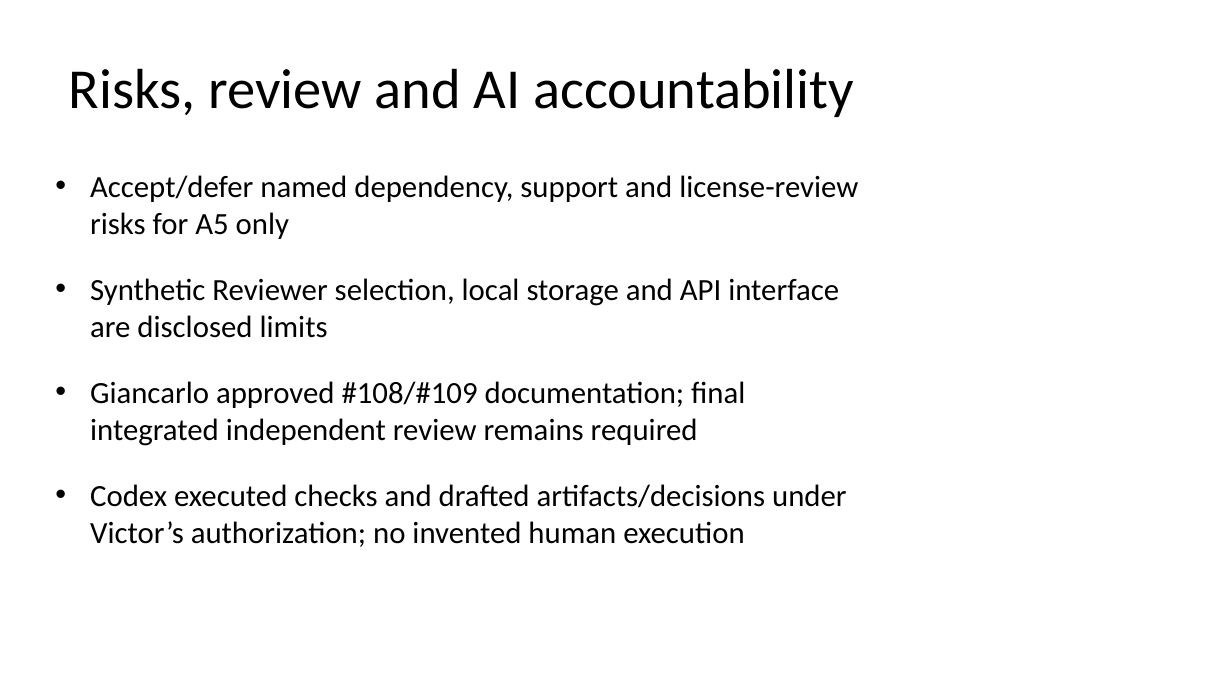
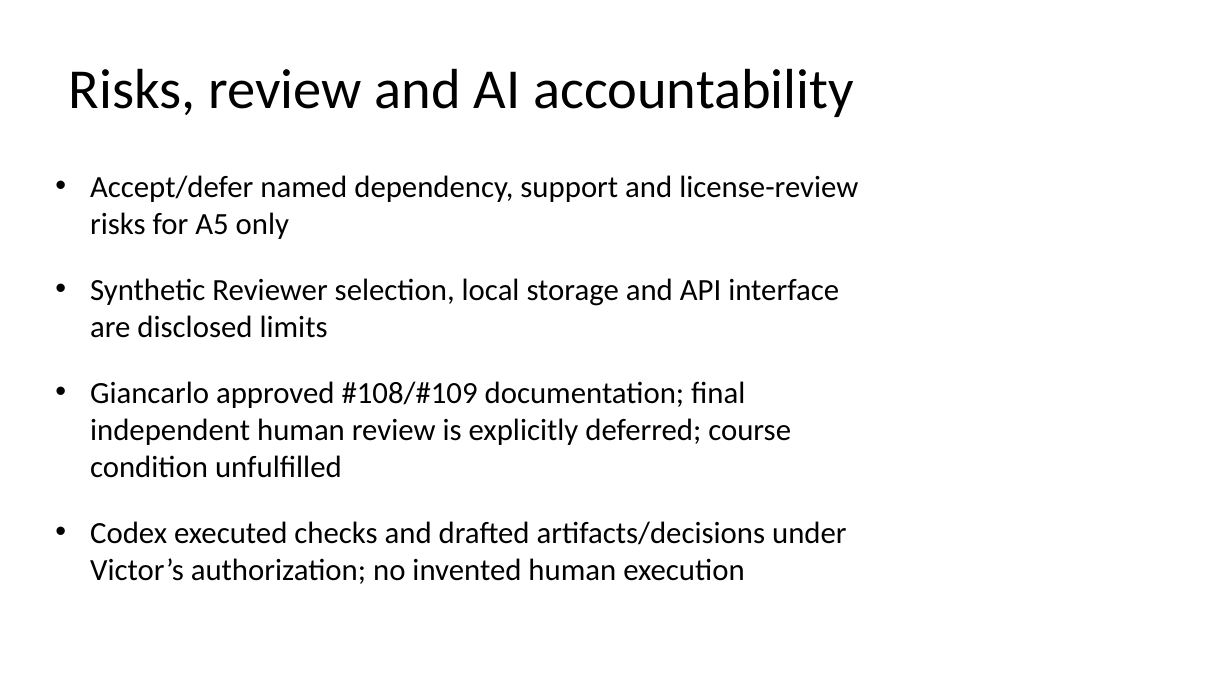
Before and after one commit to victordodan/-comp330-f26-team-02, a slide deck: slide 5 of docs/release/CampusConnect-A5-Release-Presentation.pptx. Drawn at 1232x693 pixels with LibreOffice and Linux fonts; fonts in the diff are those of the drawing. Boxes give left, top, right and bottom in pixels: in the first picture for what was removed or moved away, otherwise in the second. Text is boxed around its words. In the diff, an @@ line names an element or a change of style, - is before the commit and + after.

Commit message:
docs(a5): finalize conditional release with explicit review exception

```diff
--- a/docs/release/CampusConnect-A5-Release-Presentation.pptx
+++ b/docs/release/CampusConnect-A5-Release-Presentation.pptx
@@ text at (90,381,791,478): text changed @@
-• Giancarlo approved #108/#109 documentation; final integrated independent review remains required
+• Giancarlo approved #108/#109 documentation; final independent human review is explicitly deferred; course condition unfulfilled
```
Also in this commit, not shown: 1 other slide changed, 13 other files.
